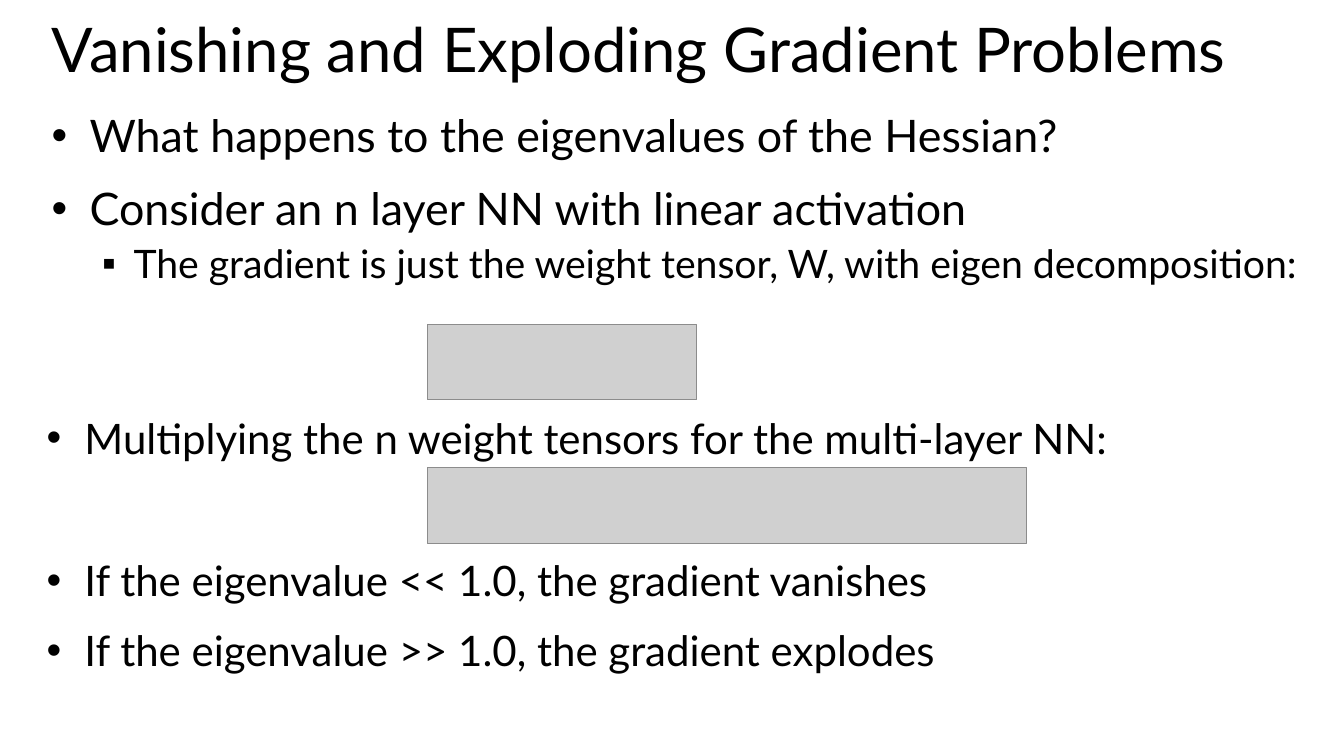
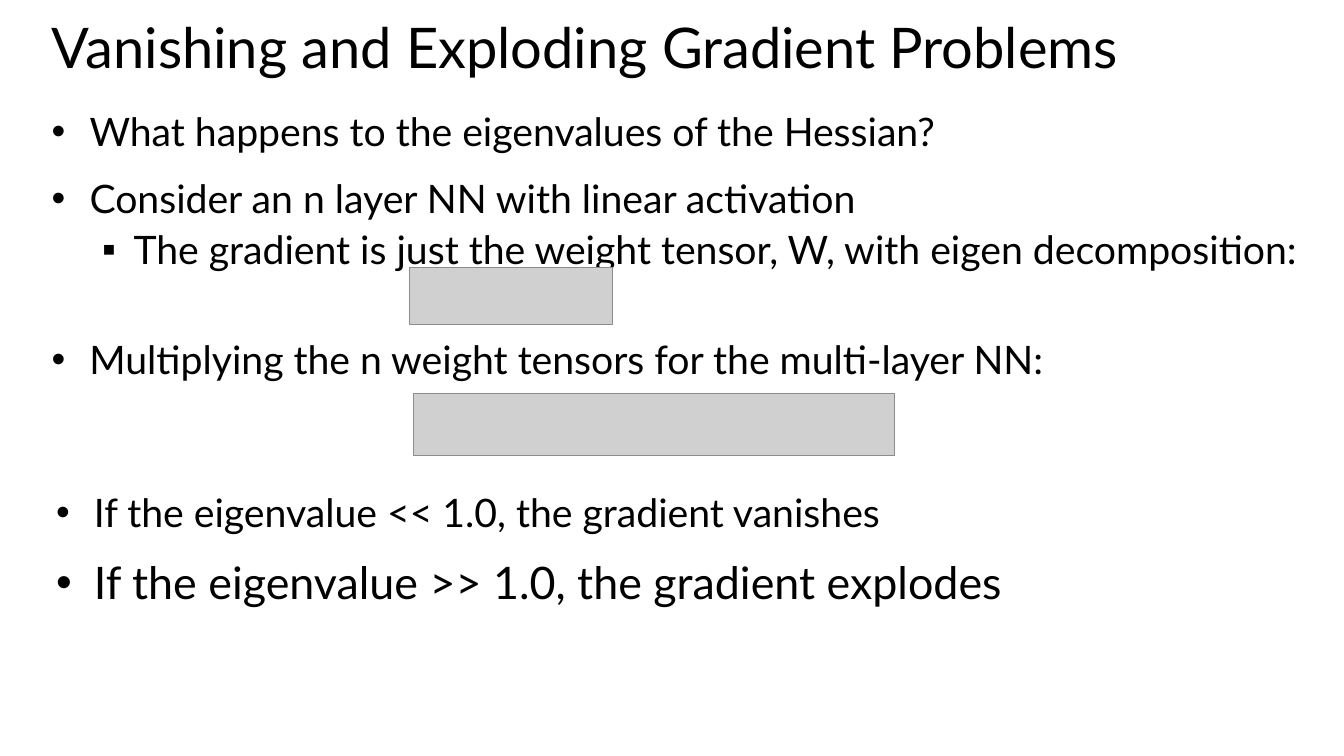
Before and after one commit to StephenElston/CSCI-E25, a slide deck: slide 23 of Slides/7_RegularizationAndOptimization.pptx. Drawn at 1344x756 pixels with LibreOffice and Linux fonts; fonts in the diff are those of the drawing; grey boxes stand for pictures. Boxes give left, top, right and bottom in pixels: in the first picture for what was removed or moved away, otherwise in the second. Text is boxed around its words. In the diff, an @@ line names an element or a change of style, - is before the commit and + after.

```diff
--- a/Slides/7_RegularizationAndOptimization.pptx
+++ b/Slides/7_RegularizationAndOptimization.pptx
@@ title "Vanishing and Exploding Gradient Problems" at box(52, 26, 1118, 78): size 44 to 40 pt @@
@@ text at box(90, 117, 935, 220): size 32 to 28 pt in "What happens to the eigenvalues of the ...", "Consider an n layer NN with linear ..." @@
@@ picture: place and size @@
-picture at box(427, 325, 697, 400)
+picture at box(409, 267, 613, 324)
@@ text "Multiplying the n weight tensors ...": place and size @@
-text "Multiplying the n weight tensors ..." at box(84, 423, 1107, 462)
+text "Multiplying the n weight tensors ..." at box(89, 345, 1044, 381)
@@ text "Multiplying the n weight tensors ..." at box(89, 345, 1044, 381): size 30 to 28 pt @@
@@ picture: place and size @@
-picture at box(427, 468, 1027, 544)
+picture at box(413, 394, 895, 456)
@@ text "If the eigenvalue << 1.0, ...": place and size @@
-text "If the eigenvalue << 1.0, ..." at box(84, 565, 935, 674)
+text "If the eigenvalue << 1.0, ..." at box(94, 498, 1002, 608)
@@ text "If the eigenvalue << 1.0, ..." at box(94, 498, 1002, 608): size 30 to 28 pt in "If the eigenvalue << 1.0, the gradient ..."; size 30 to 32 pt in "If the eigenvalue >> 1.0, the gradient ..." @@
```
Also in this commit, not shown: 19 other slides changed, 1 slide added.
